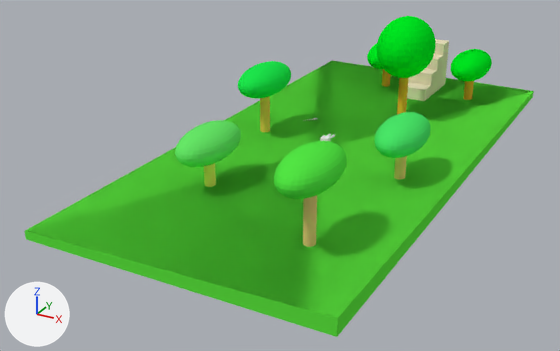
The Blender file Skelerebels.blend as it was, and as the next commit left it.
Both versions are drawn from a camera (50 mm lens) standing at (80.1, -170.2, 76.4) and looking at (-7.6, -10.7, -3.4). The lights are fixed; the arrows at lower left show +X, +Y and +Z.
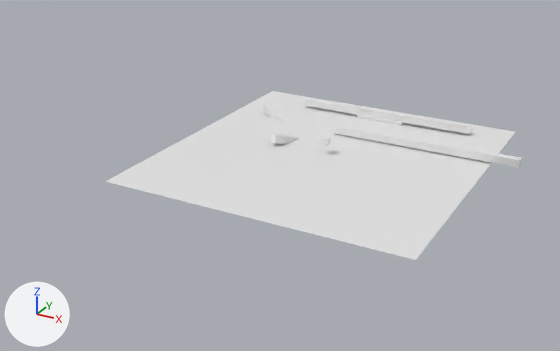
Location of each change, (x1, y1, x2, y2) in pixels of the pictures (560 x 351 px):
'Forest.001', deleted (green)
    before: (25, 61, 533, 337)
'Plane', added
    after: (106, 91, 515, 260)
'Forest', deleted (green)
    before: (25, 61, 534, 336)
'Sphere.006', deleted (green)
    before: (274, 141, 347, 199)
'Sphere.007', deleted (green)
    before: (377, 16, 436, 78)
'Sphere.003', deleted (green)
    before: (175, 120, 241, 167)
'Sphere', deleted (green)
    before: (374, 112, 431, 158)
'Cube.002', added
    after: (335, 125, 522, 168)
'Sphere.002', deleted (green)
    before: (238, 61, 291, 99)
'Cube.003', added
    after: (305, 98, 471, 134)
'Cube', deleted
    before: (407, 39, 449, 101)
'Sphere.005', deleted (green)
    before: (451, 51, 492, 82)
'Tree.006', deleted
    before: (303, 195, 317, 247)
'Tree.002', deleted
    before: (260, 96, 270, 132)
'Tree.007', deleted
    before: (397, 77, 409, 114)
'Tree.003', deleted
    before: (204, 163, 216, 187)
'Tree', deleted
    before: (394, 156, 407, 179)
'Cube.004', added
    after: (262, 103, 289, 122)
'Sphere.008', deleted
    before: (367, 43, 383, 69)
'Cube.001', added
    after: (357, 114, 404, 126)
'Cube.005', added
    after: (270, 134, 300, 144)
'Tree.005', deleted
    before: (464, 81, 474, 100)
'Tree.008', deleted
    before: (382, 69, 391, 87)
'Sphere.001', deleted
    before: (453, 49, 489, 62)

The change, as a list of edits to the scene's bpy script:
```text
Add me_plane_001:
    me_plane_001.from_pydata([(-1.0, -1.0, 0.0), (1.0, -1.0, 0.0), (-1.0, 1.0, 0.0), (1.0, 1.0, 0.0)], [], [(0, 1, 3, 2)])
Remove ob_cube:
    ob_cube = bpy.data.objects.new('Cube', me_cube_004)
Remove ob_forest:
    ob_forest = bpy.data.objects.new('Forest', me_cube_006)
Remove ob_tree:
    ob_tree = bpy.data.objects.new('Tree', me_cylinder)
Remove ob_sphere:
    ob_sphere = bpy.data.objects.new('Sphere', me_sphere)
Remove ob_tree_002:
    ob_tree_002 = bpy.data.objects.new('Tree.002', me_cylinder_002)
Remove ob_sphere_002:
    ob_sphere_002 = bpy.data.objects.new('Sphere.002', me_sphere_002)
Remove ob_tree_003:
    ob_tree_003 = bpy.data.objects.new('Tree.003', me_cylinder_004)
Remove ob_sphere_003:
    ob_sphere_003 = bpy.data.objects.new('Sphere.003', me_sphere_003)
Remove ob_tree_005:
    ob_tree_005 = bpy.data.objects.new('Tree.005', me_cylinder_006)
Remove ob_sphere_005:
    ob_sphere_005 = bpy.data.objects.new('Sphere.005', me_sphere_005)
Remove ob_tree_006:
    ob_tree_006 = bpy.data.objects.new('Tree.006', me_cylinder_007)
Remove ob_sphere_006:
    ob_sphere_006 = bpy.data.objects.new('Sphere.006', me_sphere_006)
Remove ob_tree_007:
    ob_tree_007 = bpy.data.objects.new('Tree.007', me_cylinder_003)
Remove ob_sphere_007:
    ob_sphere_007 = bpy.data.objects.new('Sphere.007', me_sphere_007)
Remove ob_forest_001:
    ob_forest_001 = bpy.data.objects.new('Forest.001', me_cube_001)
Change ob_tree_001:
    remove ob_tree_001.parent = ob_forest_001
Remove ob_sphere_001:
    ob_sphere_001 = bpy.data.objects.new('Sphere.001', me_sphere_008)
Remove ob_tree_008:
    ob_tree_008 = bpy.data.objects.new('Tree.008', me_cylinder_009)
Remove ob_sphere_008:
    ob_sphere_008 = bpy.data.objects.new('Sphere.008', me_sphere_009)
Change ob_cone:
    add ob_cone.hide_viewport = True
Change ob_cone_001:
    add ob_cone_001.hide_viewport = True
Remove ob_weapon:
    ob_weapon = bpy.data.objects.new('Weapon', me_cylinder_010)
Add ob_cube_005:
    ob_cube_005 = bpy.data.objects.new('Cube.005', me_cube_005)  # a box spanning x -1.0..1.0, y -1.0..1.0, z -1.0..1.0
    ob_cube_005.parent = ob_plane
    ob_cube_005.location = (-12.81, 4.598, 0.161)
    ob_cube_005.rotation_euler = (0.044, 0.336, 1.303)  # degrees (2.5, 19, 75)
    ob_cube_005.scale = (6.83, 1.0, 1.0)
Add ob_plane:
    ob_plane = bpy.data.objects.new('Plane', me_plane_001)
    ob_plane.location = (0.3, -0.1, 0.2)
    ob_plane.scale = (39.1, 41.0, 1.0)
Add ob_cube_004:
    ob_cube_004 = bpy.data.objects.new('Cube.004', me_cube_005.copy())
    ob_cube_004.parent = ob_plane
    ob_cube_004.location = (-23.51, 18.32, 0.161)
    ob_cube_004.rotation_euler = (0.044, 0.336, -0.307)  # degrees (2.5, 19, -18)
    ob_cube_004.scale = (6.83, 1.0, 1.0)
Add ob_cube_003:
    ob_cube_003 = bpy.data.objects.new('Cube.003', me_cube_005.copy())
    ob_cube_003.parent = ob_plane
    ob_cube_003.location = (3.605, 31.75, 1.958)
    ob_cube_003.scale = (-25.3, 1.0, 1.0)
Add ob_cube_002:
    ob_cube_002 = bpy.data.objects.new('Cube.002', me_cube_005.copy())
    ob_cube_002.parent = ob_plane
    ob_cube_002.location = (21.26, 15.16, 1.58)
    ob_cube_002.scale = (-25.3, 1.0, 1.0)
Add ob_cube_001:
    ob_cube_001 = bpy.data.objects.new('Cube.001', me_cube_005.copy())
    ob_cube_001.parent = ob_plane
    ob_cube_001.location = (2.774, 30.9, 0.161)
    ob_cube_001.scale = (6.83, 1.0, 1.0)
```
